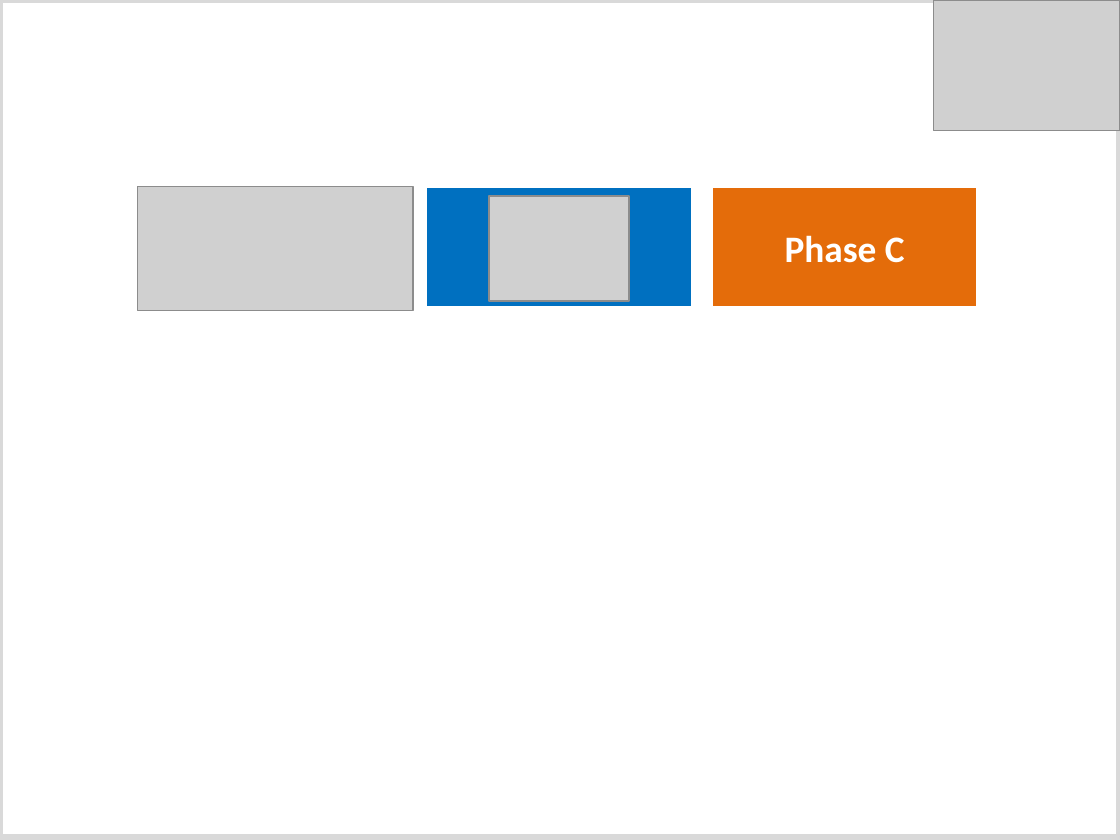
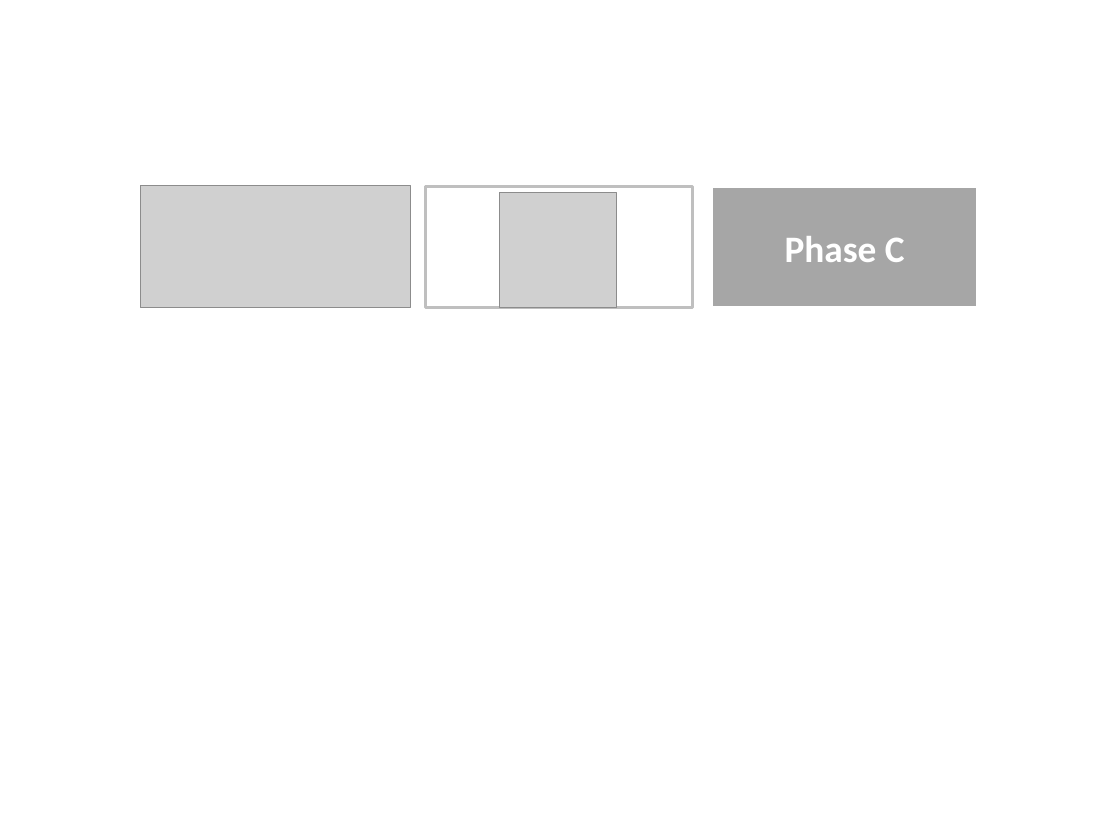
Before and after one commit to PowerPointLabs/PowerPointLabs, a slide deck: slide 24 of doc/Landing page image - after.pptx (slide 15 before the commit). Drawn at 1120x840 pixels with LibreOffice and Linux fonts; fonts in the diff are those of the drawing; grey boxes stand for pictures. Boxes give left, top, right and bottom in pixels: in the first picture for what was removed or moved away, otherwise in the second. Text is boxed around its words. In the diff, an @@ line names an element or a change of style, - is before the commit and + after.

```diff
--- a/doc/Landing page image - after.pptx
+++ b/doc/Landing page image - after.pptx
@@ rectangle removed at (0, 0, 1120, 838) @@
@@ picture removed at (933, 0, 1120, 131) @@
@@ rectangle at (426, 187, 692, 308): fill #0070C0 to #FFFFFF; outline #FFFFFF 2 pt to #BFBFBF 2 pt @@
@@ picture: place and size @@
-picture at (489, 196, 629, 301)
+picture at (500, 193, 617, 308)
@@ rectangle "Phase C" at (711, 187, 978, 308): fill #E46C0A to #A6A6A6 @@
```
Also in this commit, not shown: 20 other slides changed, 14 slides added, 10 slides removed, 1 other file.
